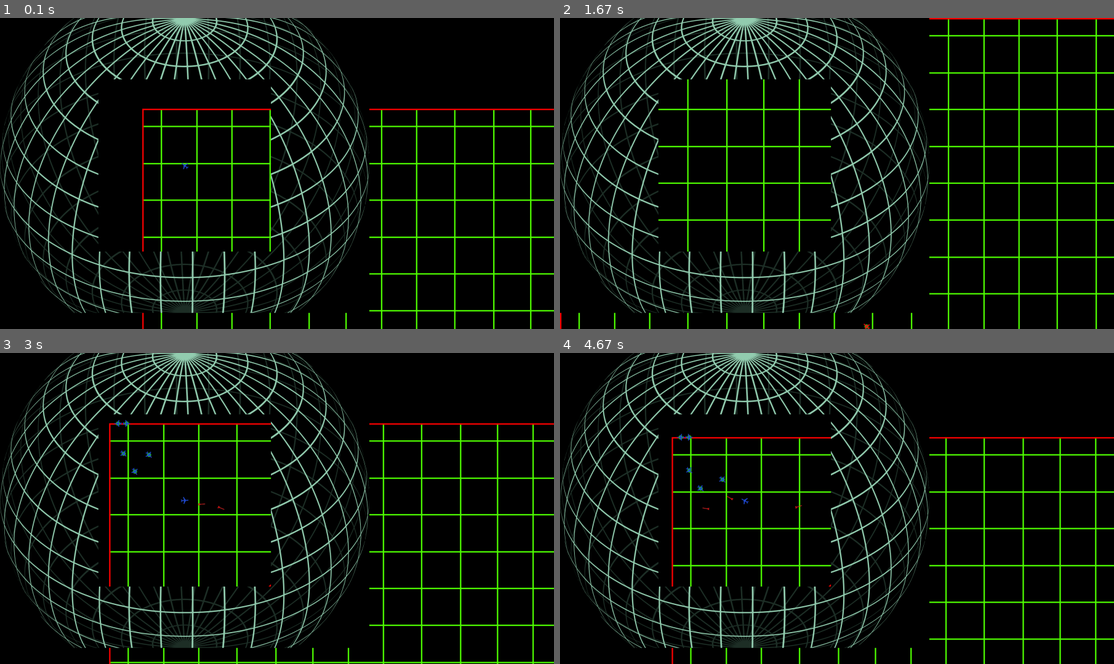
Above: before the commit, frames 1-4 (two rows, left to right).
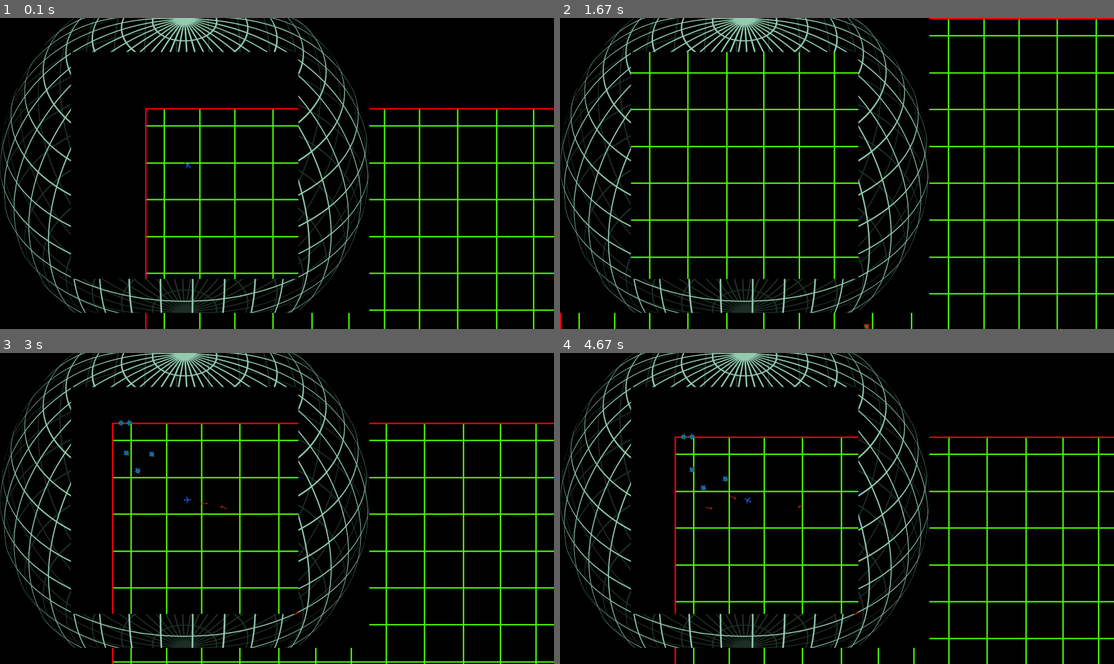
Above: after the commit, the same moments.

Repository: Mi-LeV/AWACS
Game: pygame game, started from main.py
The game is run twice, just before and just after one commit, with the same random seed, the same clock (stepped at 60 frames per second) and the same inputs.
Inputs (mouse positions are in pixels of both pictures, inside the frame that each line leads up to):
- Up to frame 1 (0.1 s): no input
- Up to frame 2 (1.67 s): tap N at 0.33 s; move the mouse to (704, 176) at 0.7 s; tap K at 0.73, 1.03 s; tap B at 0.82 s
- Up to frame 3 (3 s): tap Space at 2 s; click (487, 626) at 2.43 s; click (387, 483) at 2.77 s
- Up to frame 4 (4.67 s): click (1008, 502) at 3.1 s; click (665, 468) at 3.43 s; click (958, 430) at 3.77 s; click (676, 489) at 4.1 s; click (715, 483) at 4.43 s

The runs differ from the first frame. In frame 1, 11% of the frame differs, in the area x 12-100%, y 10-100%; in frame 2, 4.4%; in frame 3, 12%; in frame 4, 11%.

Commit message:
augmentation taille de l'écran de jeu 800x800

Diff:
--- a/classes.py
+++ b/classes.py
@@ -437,9 +437,9 @@
     def __init__(self,xy,iconType):
         x,y = xy
         self.x = utility.plafonne(x,var.SCREEN_SIZE-10,True)
-        self.x = utility.plafonne(self.x,30,False)+300
+        self.x = utility.plafonne(self.x,5,False)+var.XCAM_MODIF-16#le 0,5, -16 sont des micro-réglages, à modif en f de l'ecran
         self.y = utility.plafonne(y,var.SCREEN_SIZE-10,True)
-        self.y = utility.plafonne(self.y,30,False)+172
+        self.y = utility.plafonne(self.y,5,False)+var.YCAM_MODIF-5#le 0,5, -5 sont des micro-réglages, à modif en f de l'ecran
 
         var.refreshIconlist.append(self)
         if iconType == "ennemy":
--- a/main.py
+++ b/main.py
@@ -32,12 +32,13 @@
 affFenetre = True
 
 #musique de fond
-pygame.mixer.music.load(var.music_hell_march)
-pygame.mixer.music.load(var.music_face_the_enemy2)
-pygame.mixer.music.load(var.music_face_the_enemy1)
-pygame.mixer.music.load(var.music_bigfoot)
-pygame.mixer.music.load(var.music_smash)
-pygame.mixer.music.play()
+if var.MUSIC:
+    pygame.mixer.music.load(var.music_hell_march)
+    pygame.mixer.music.load(var.music_face_the_enemy2)
+    pygame.mixer.music.load(var.music_face_the_enemy1)
+    pygame.mixer.music.load(var.music_bigfoot)
+    pygame.mixer.music.load(var.music_smash)
+    pygame.mixer.music.play()
 
 ##debut des evenements
 Player = classes.PlayerPlane(150,200,True)
@@ -104,12 +105,12 @@
     #####fonds, avions,missiles
 
     try:
-        fenetre.blit(fondNoir.image,var.playerList[0].camera.apply(fondNoir.rect,-var.MAP_LIMITS/2+320,-var.MAP_LIMITS/2+192))
-        fenetre.blit(fond.image,var.playerList[0].camera.apply(fond.rect,320,192))
+        fenetre.blit(fondNoir.image,var.playerList[0].camera.apply(fondNoir.rect,-var.MAP_LIMITS/2+var.XCAM_MODIF,-var.MAP_LIMITS/2+var.YCAM_MODIF))
+        fenetre.blit(fond.image,var.playerList[0].camera.apply(fond.rect,var.XCAM_MODIF,var.YCAM_MODIF))
 
 
         for objet in var.refreshList:
-            fenetre.blit(objet.image,var.playerList[0].camera.apply(objet.rect,320,192))
+            fenetre.blit(objet.image,var.playerList[0].camera.apply(objet.rect,var.XCAM_MODIF,var.YCAM_MODIF))
 
     except IndexError:
 
@@ -123,8 +124,12 @@
 
     #####HUD
 
-    for notif in var.refreshNotifList:
-        fenetre.blit(notif.corps,(var.SCREEN_LENGHT/2-290,var.SCREEN_HEIGHT/2-300))
+    for icon in var.refreshIconlist:
+        fenetre.blit(icon.corps,(icon.x,icon.y))#on affiche les icones
+        icon.delete()#puis on les delete
+
+
+    fenetre.blit(overlay.image,overlay.rect)#image du HUD
 
     try:
         for objet in var.refreshList: #test si un ennemi est hors de vue du joueur
@@ -141,11 +146,10 @@
     except IndexError:pass
 
 
-    for icon in var.refreshIconlist:
-        fenetre.blit(icon.corps,(icon.x,icon.y))#on affiche les icones
-        icon.delete()#puis on les delete
 
-    fenetre.blit(overlay.image,overlay.rect)
+    for notif in var.refreshNotifList:#affichage des notifs
+        fenetre.blit(notif.corps,(var.SCREEN_LENGHT/2-480,var.SCREEN_HEIGHT/2-280))
+
 
 
     #Rafraichissement
--- a/variables.py
+++ b/variables.py
@@ -1,9 +1,12 @@
 MAP_LIMITS = 2000 #2000X2000
 DELAI = 0.05 #secondes
 SCREEN_TYPE = 43
-SCREEN_SIZE = 640 # fenetre en 640X640
+SCREEN_SIZE = 800 # fenetre en 640X640
+XCAM_MODIF = 250
+YCAM_MODIF = 110
 SCREEN_LENGHT = 0
 SCREEN_HEIGHT = 0
+MUSIC = False
 
 refreshList = []
 hitList = []
Binary file changed: images/img_overlay169.png
Binary file changed: images/img_overlay43.png
Not shown, changed: roadmap
